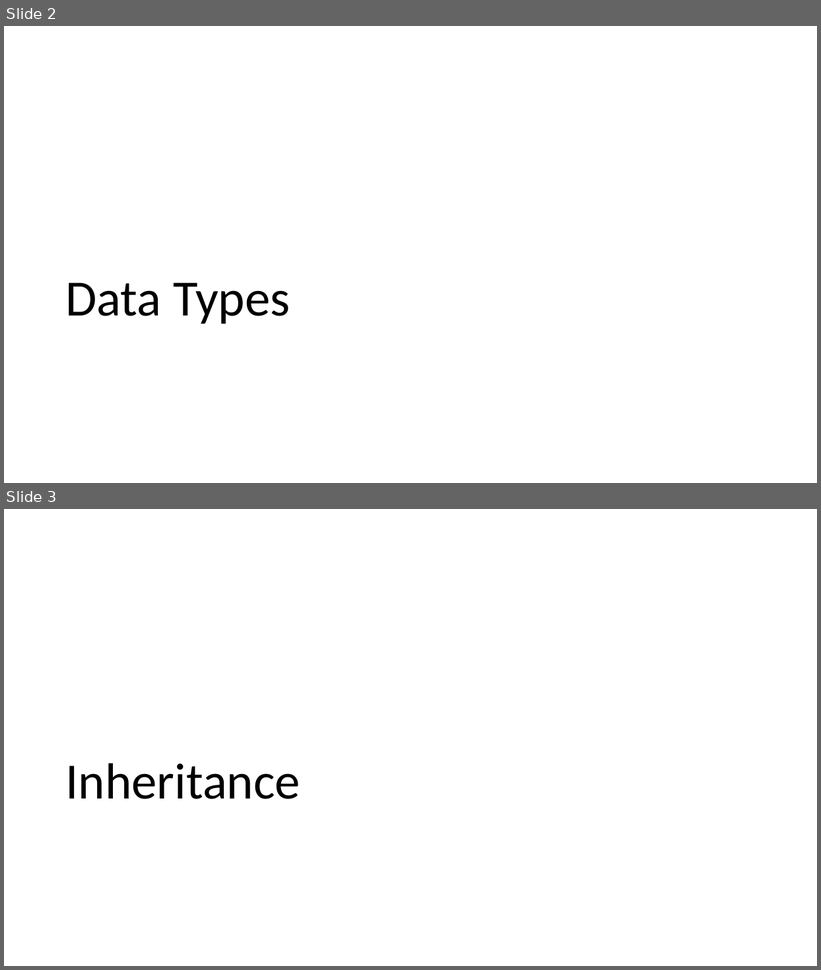
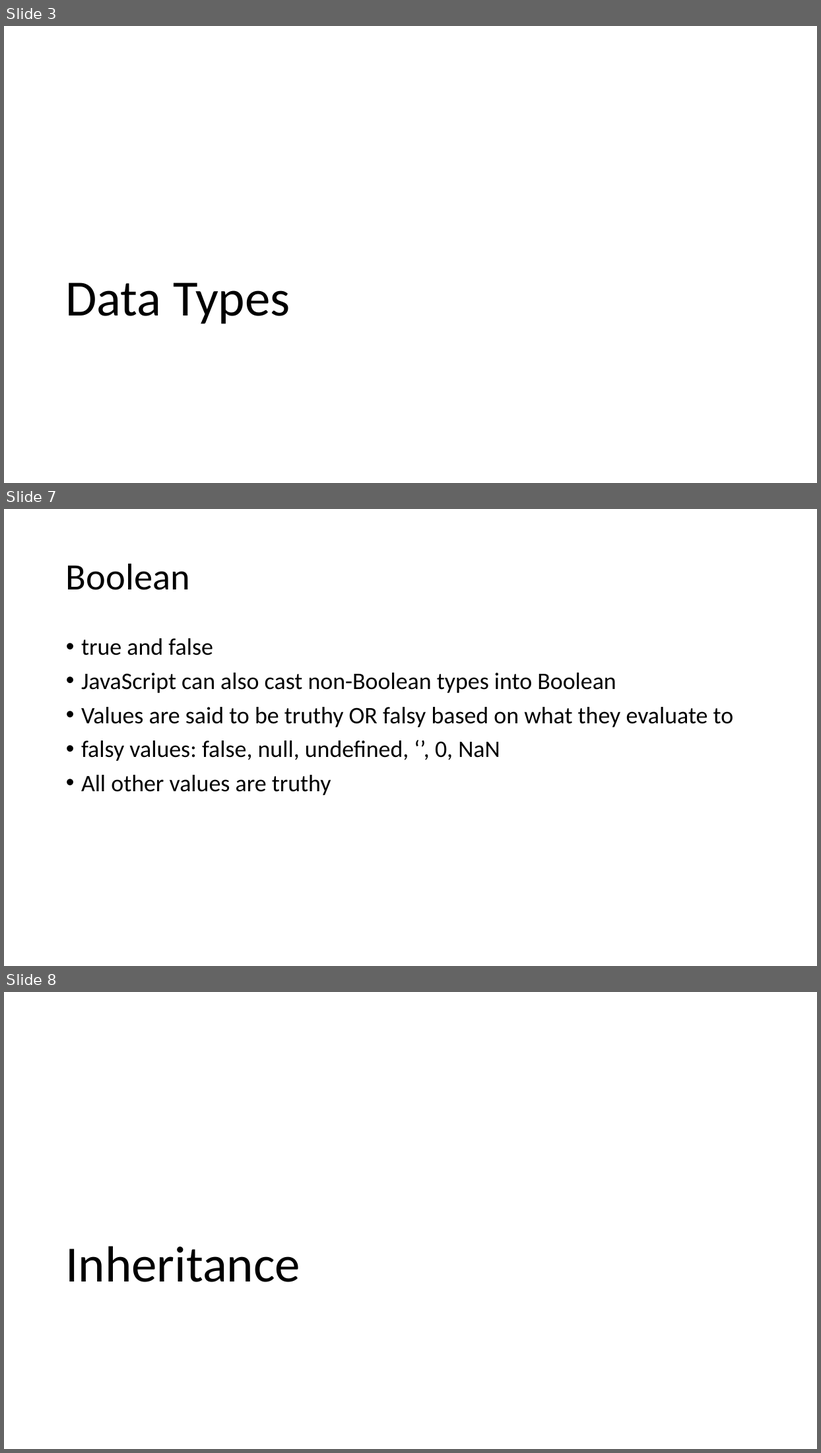
Before and after one commit to entelect/MEANForum, a slide deck: Part2 - JS Fundamentals/presentation/presentation.pptx. Shown one above the other, each under a label of ours: slides 2 and 3 before the commit, slides 3, 7 and 8 after it; the slides between them are not shown. The pictures are 821x970 and 821x1453 pixels, drawn with LibreOffice and Linux fonts; fonts in the diff are those of the drawing. Boxes give left, top, right and bottom in pixels: in the first picture for what was removed or moved away, otherwise in the second. Text is boxed around its words. In the diff, an @@ line names an element or a change of style, - is before the commit and + after.

```diff
--- a/Part2 - JS Fundamentals/presentation/presentation.pptx
+++ b/Part2 - JS Fundamentals/presentation/presentation.pptx
@@ slide 7 added at (4,509,817,966), background #FFFFFF @@
@@ title added at (66,563,190,590), 44 pt, text #000000 @@
+Boolean
@@ text added at (81,638,734,795), 28 pt, text #000000 @@
+• true and false
+• JavaScript can also cast non-Boolean types into Boolean
+• Values are said to be truthy OR falsy based on what they evaluate to
+• falsy values: false, null, undefined, ‘’, 0, NaN
+• All other values are truthy
@@ what was slide 2 is now slide 3 @@
@@ what was slide 3 is now slide 8 @@
```
Also in this commit, not shown: 4 other slides added.
